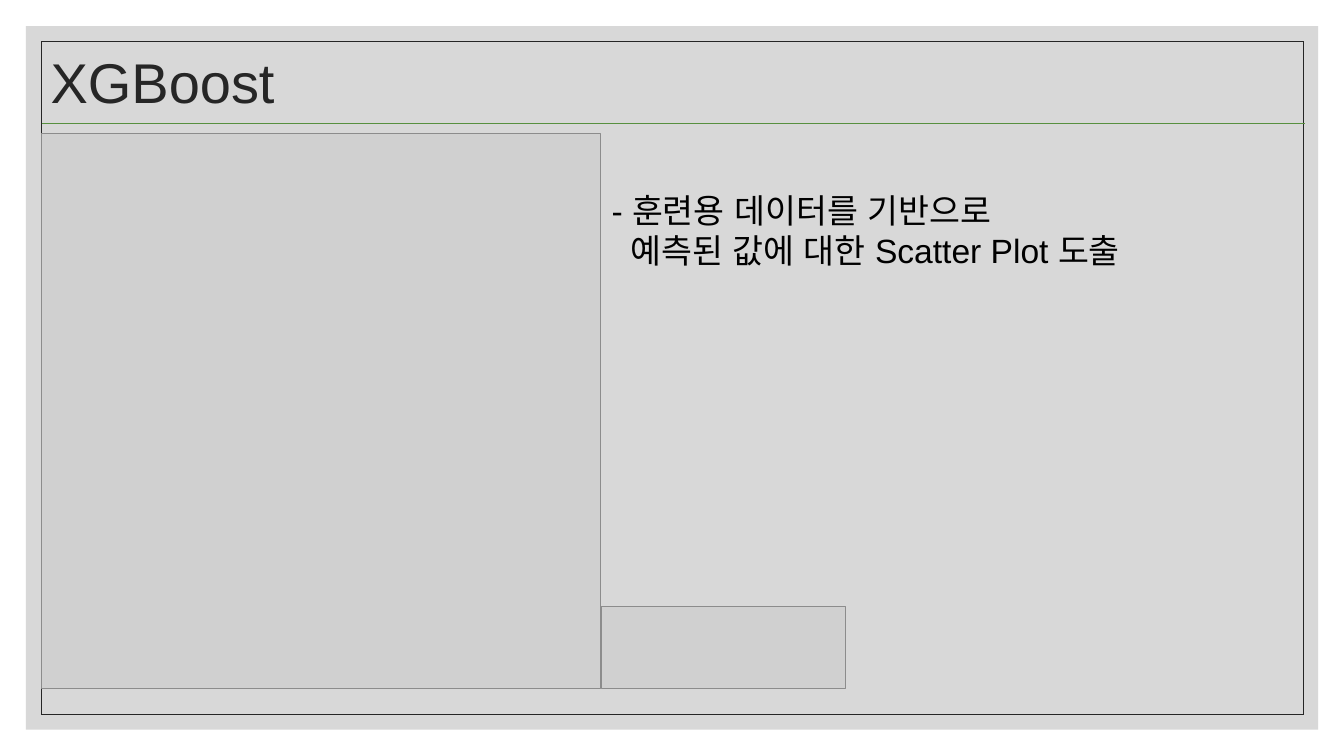
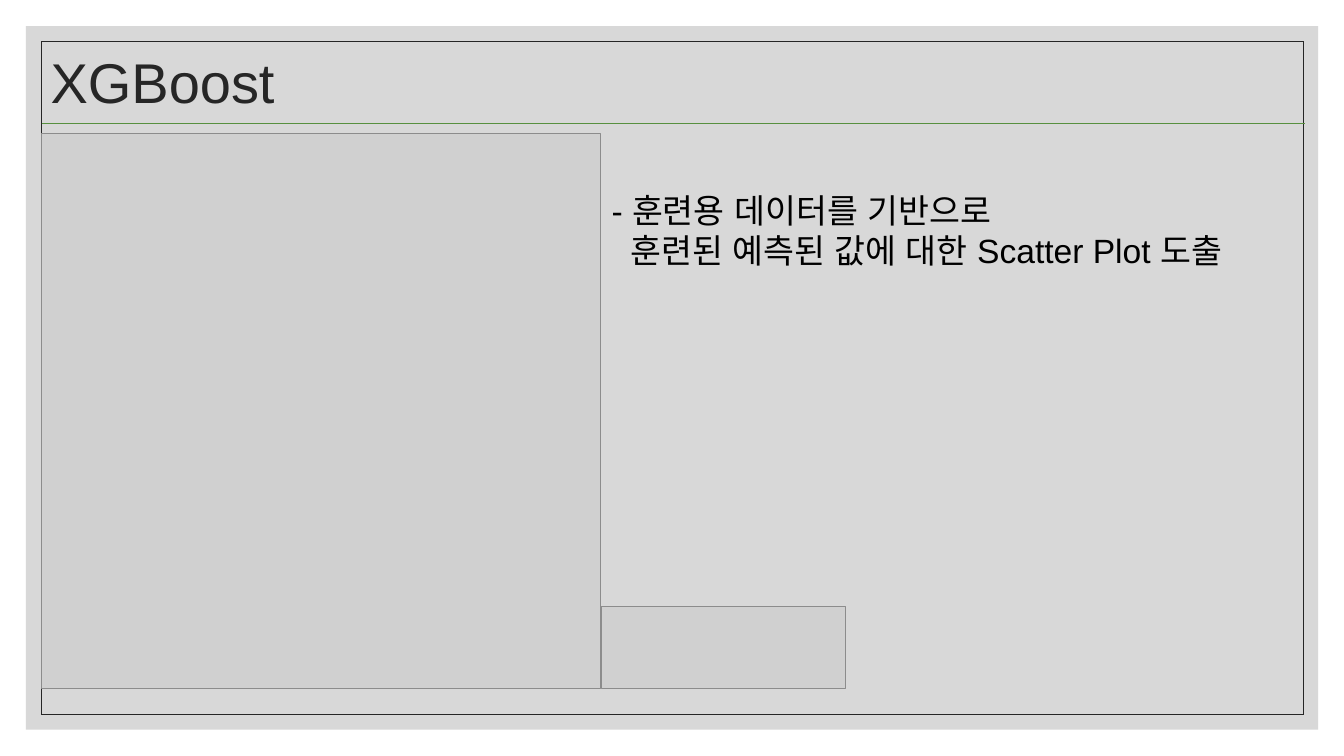
Before and after one commit to LunarLint/HouseSalePrice, a slide deck: slide 30 of 집값예상도출.pptx. Drawn at 1344x756 pixels with LibreOffice and Linux fonts; fonts in the diff are those of the drawing; grey boxes stand for pictures. Boxes give left, top, right and bottom in pixels: in the first picture for what was removed or moved away, otherwise in the second. Text is boxed around its words. In the diff, an @@ line names an element or a change of style, - is before the commit and + after.

```diff
--- a/집값예상도출.pptx
+++ b/집값예상도출.pptx
@@ text at (x1=630, y1=195, x2=1222, y2=266): text changed @@
-- 훈련용 데이터를 기반으로
-예측된 값에 대한 Scatter Plot 도출
+- 훈련용 데이터를 기반으로
+훈련된 예측된 값에 대한 Scatter Plot 도출
```
Also in this commit, not shown: 1 other slide changed.
